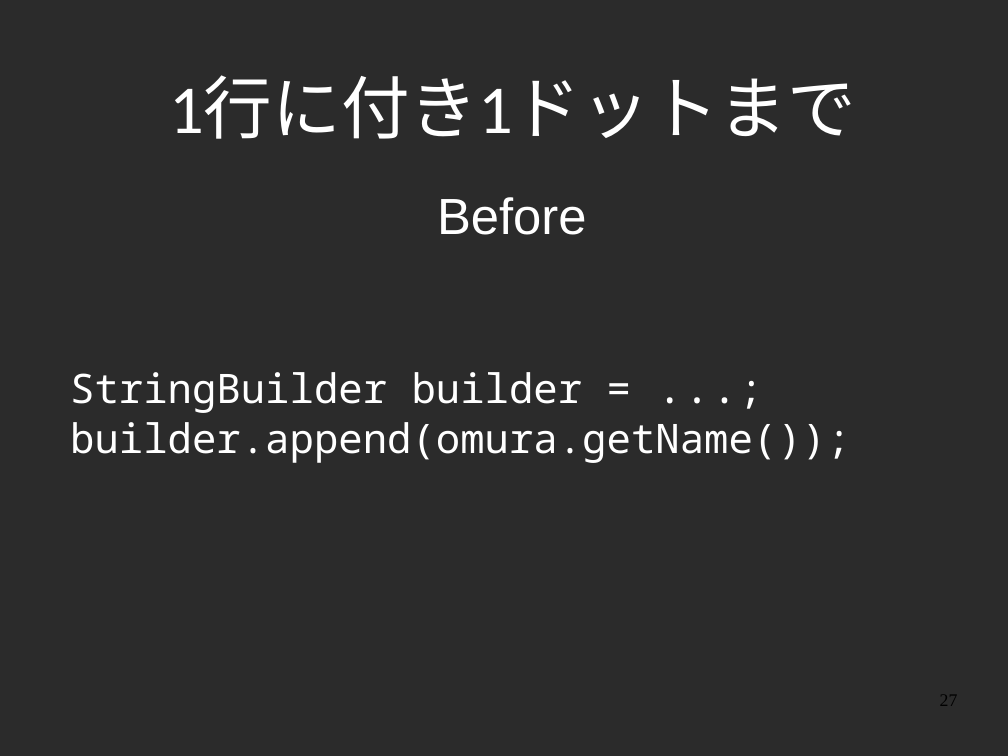
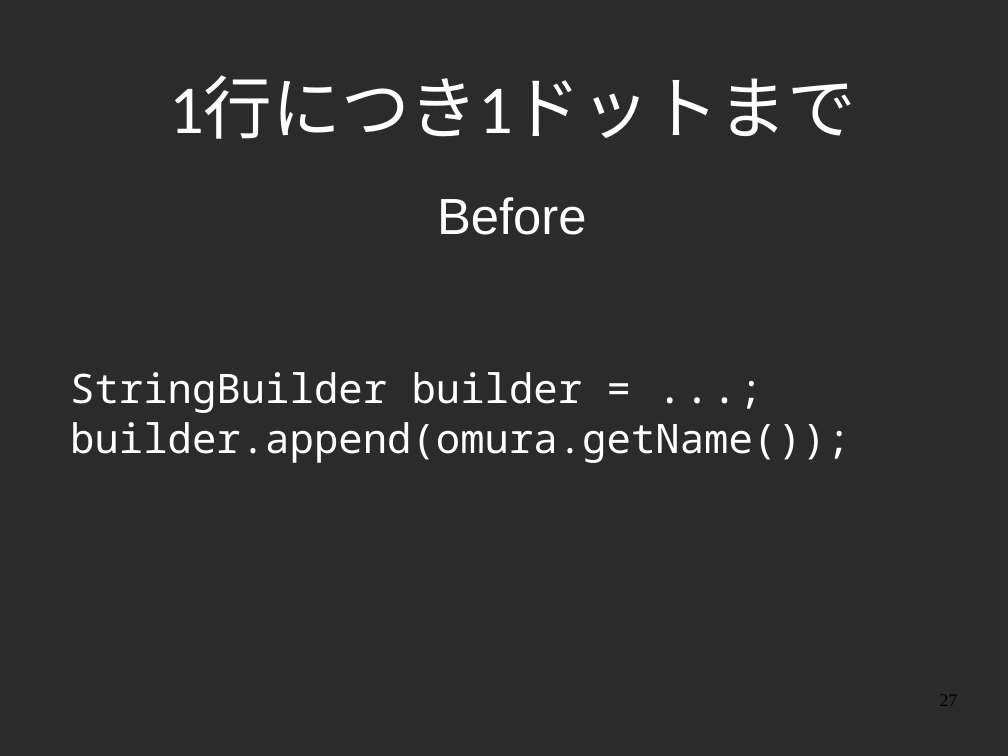
Before and after one commit to yojik/yojik-lib, a slide deck: slide 27 of 2009devsumi/oo_exercise/doc/devsum.odp. Drawn at 1008x756 pixels with LibreOffice and Linux fonts; fonts in the diff are those of the drawing; background and template pictures are left out; a plain dark background stands for a picture behind light text. Boxes give left, top, right and bottom in pixels: in the first picture for what was removed or moved away, otherwise in the second. Text is boxed around its words. In the diff, an @@ line names an element or a change of style, - is before the commit and + after.

```diff
--- a/2009devsumi/oo_exercise/doc/devsum.odp
+++ b/2009devsumi/oo_exercise/doc/devsum.odp
@@ title at (169,76,856,139): text changed @@
-1行に付き1ドットまで
+1行につき1ドットまで
```
Also in this commit, not shown: 12 other slides changed, 1 slide added, 1 slide removed, 2 other files.
